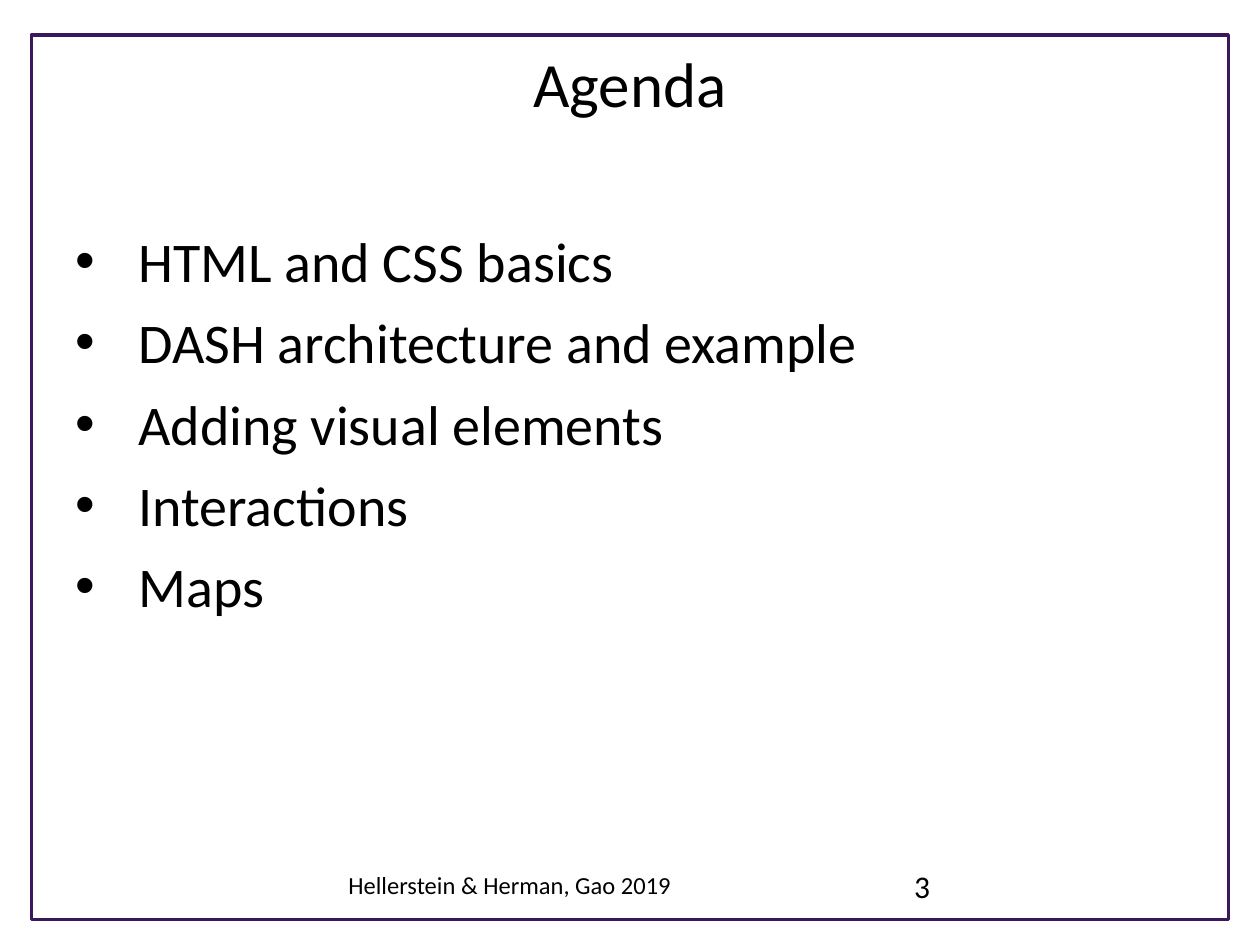
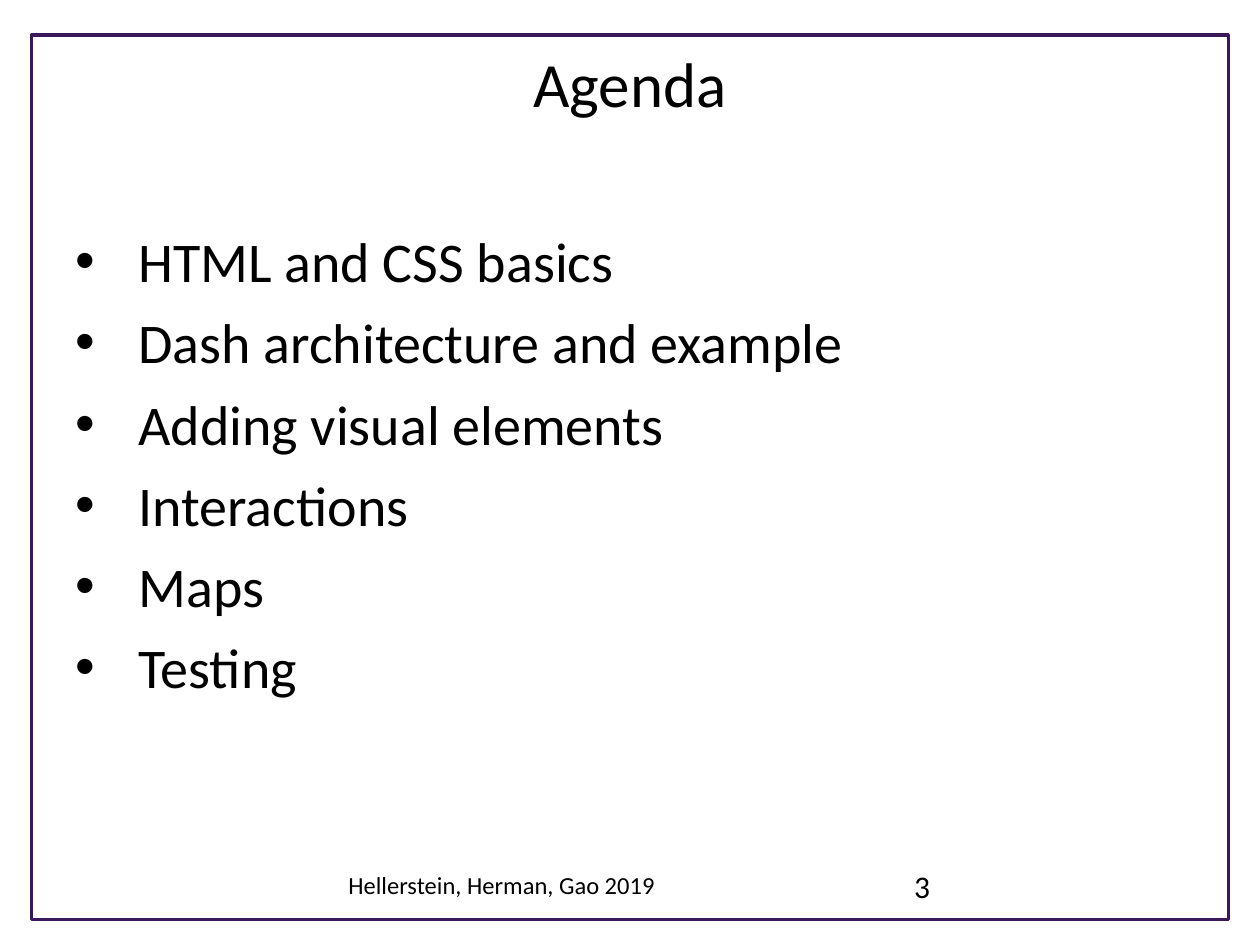
Before and after one commit to UWSEDS/LectureNotes, a slide deck: slide 3 of DASH_visualizations/DASH Visualizations.pptx. Drawn at 1260x945 pixels with LibreOffice and Linux fonts; fonts in the diff are those of the drawing; background and template pictures are left out. Boxes give left, top, right and bottom in pixels: in the first picture for what was removed or moved away, otherwise in the second. Text is boxed around its words. In the diff, an @@ line names an element or a change of style, - is before the commit and + after.

Commit message:
Updated Dash slides

```diff
--- a/DASH_visualizations/DASH Visualizations.pptx
+++ b/DASH_visualizations/DASH Visualizations.pptx
@@ text at [138,324,843,372]: text changed @@
-• DASH architecture and example
+• Dash architecture and example
@@ text at [138,649,296,698]: paragraph added @@
+• Testing
@@ text at [348,877,655,897]: text changed @@
-Hellerstein & Herman, Gao 2019
+Hellerstein, Herman, Gao 2019
```
Also in this commit, not shown: 5 other slides changed.
